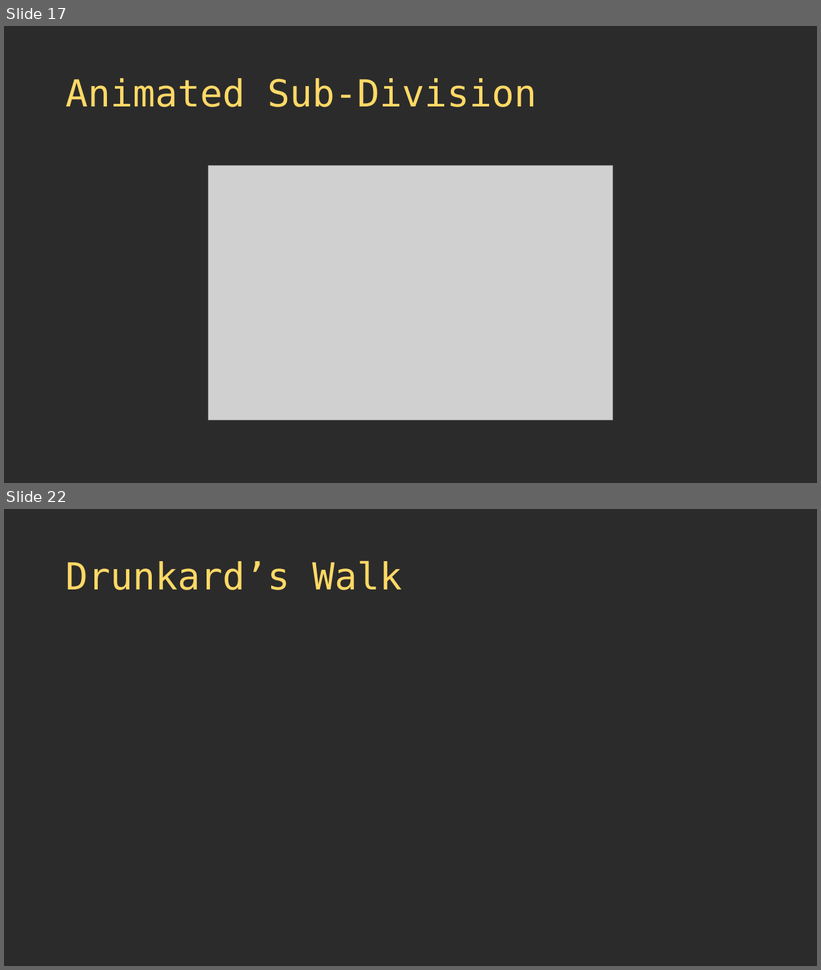
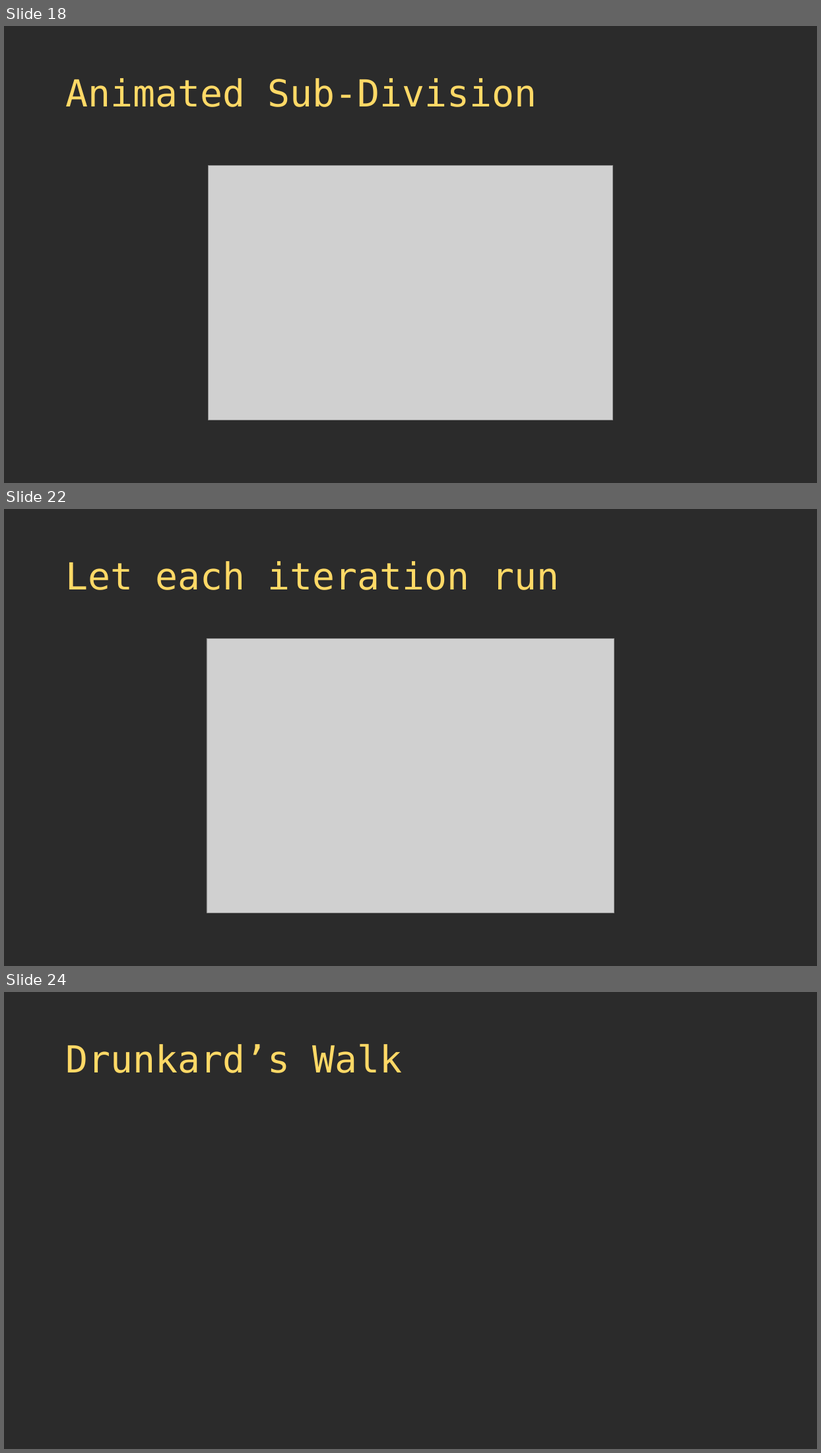
Before and after one commit to thebracket/roguelike-celebration-2020, a slide deck: Procedural Map Generation Techniques.pptx. Shown one above the other, each under a label of ours: slides 17 and 22 before the commit, slides 18, 22 and 24 after it; the slides between them are not shown. The pictures are 821x970 and 821x1453 pixels, drawn with LibreOffice and Linux fonts; fonts in the diff are those of the drawing; grey boxes stand for pictures; background and template pictures are left out; a plain dark background stands for a picture behind light text. Boxes give left, top, right and bottom in pixels: in the first picture for what was removed or moved away, otherwise in the second. Text is boxed around its words. In the diff, an @@ line names an element or a change of style, - is before the commit and + after.

```diff
--- a/Procedural Map Generation Techniques.pptx
+++ b/Procedural Map Generation Techniques.pptx
@@ slide 22 added at box(4, 509, 817, 966), background picture (left out) @@
@@ title added at box(66, 561, 560, 590), 44 pt, text #FFD966 @@
+Let each iteration run
@@ picture added at box(207, 639, 614, 914) @@
@@ what was slide 17 is now slide 18 @@
@@ what was slide 22 is now slide 24 @@
```
Also in this commit, not shown: 2 slides changed, 4 other slides added, 3 slides removed, 6 other files.
